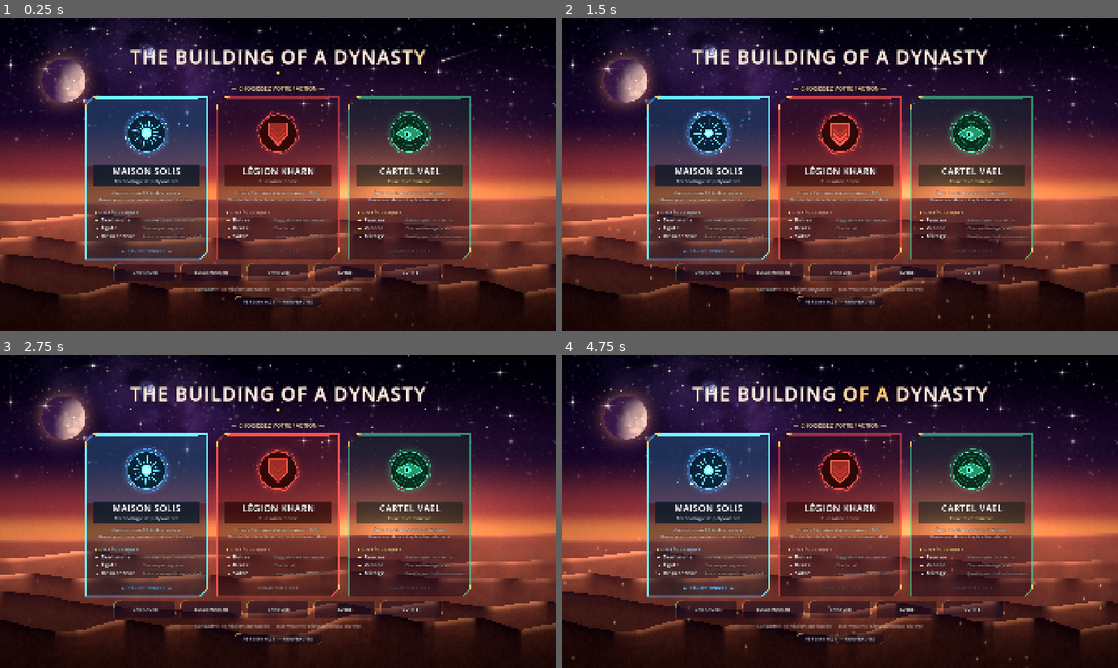
Above: before the commit, frames 1-4 (two rows, left to right).
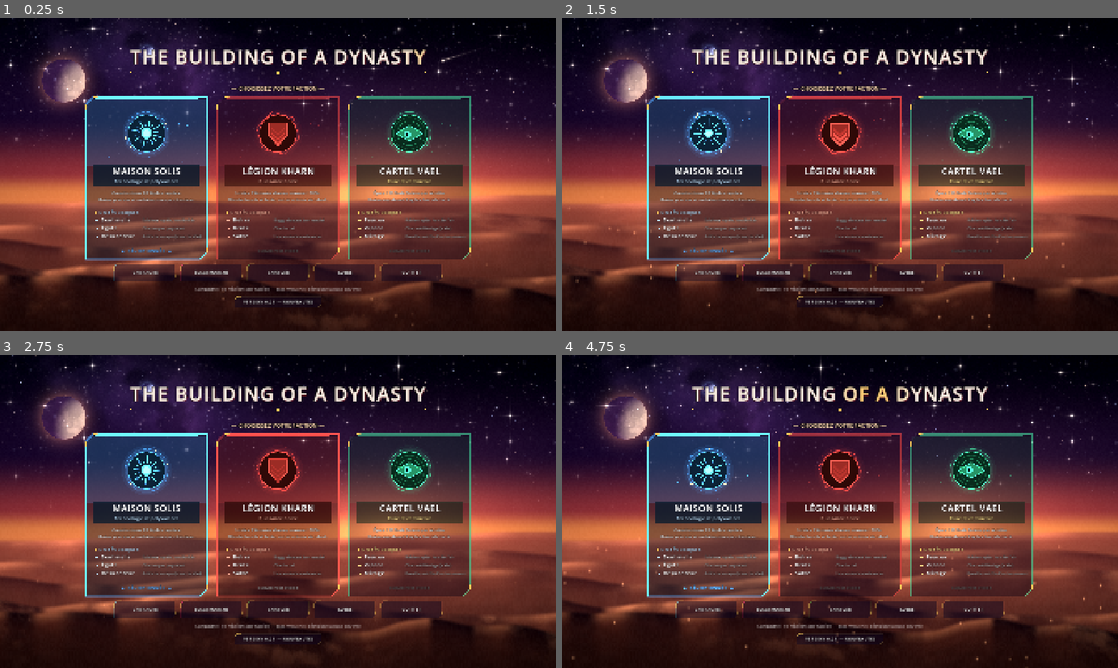
Above: after the commit, the same moments.

Repository: Nydaunvan/dune2-remake
Game: Godot game, scene res://menu.tscn
Same seed, same stepped clock (60 frames per second), same inputs: the game is played once before the commit and once after it.
Inputs (mouse positions are in pixels of both pictures, inside the frame that each line leads up to):
- Up to frame 1 (0.25 s): no input
- Up to frame 2 (1.5 s): tap Enter at 0.5 s; drag from (840, 174) to (895, 105) at 0.52 s; drag from (728, 190) to (812, 237) at 1.27 s
- Up to frame 3 (2.75 s): move the mouse to (333, 442) at 2.02 s; hold Right (ui_right) from 2.03 s (still down); tap U at 2.1 s
- Up to frame 4 (4.75 s): release Right (ui_right) at 2.75 s; drag from (812, 574) to (673, 464) at 2.77 s; move the mouse to (1006, 558) at 3.52 s; hold Left (ui_left) 3.53-4.25 s; hold Shift 3.53-4.25 s; drag from (673, 464) to (756, 433) at 4.27 s

The runs differ from the first frame. In frame 1, 13% of the frame differs, in the area x 0-100%, y 1-99%; in frame 2, 13%; in frame 3, 13%; in frame 4, 14%, in the area x 0-100%, y 0-96%.

Commit message:
Accueil : dunes arrondies, vent animé, étoiles qui pulsent
Co-Authored-By: Claude Sonnet 5.5 <noreply@anthropic.com>
Claude-Session: https://claude.ai/code/session_016J9VLX1JshULsfbSsqHF5q

Diff:
--- a/game_data.gd
+++ b/game_data.gd
@@ -360,7 +360,7 @@
 		"hp": 950, "dps": 36, "speed": 65.0, "range": 6,
 	},
 	"salve": {
-		"aa": true, "name": "Salve", "role": "combat", "desc": "Lance-missiles, anti-aérien de référence",
+		"aa": true, "name": "Salve", "role": "combat", "desc": "Lance-missiles anti-aérien",
 		"armor": "light", "weapon": "rocket",
 		"cost": 540, "time": 9.0, "level": 2, "requires": ["usine", "radar"], "from": "usine",
 		"hp": 260, "dps": 38, "speed": 80.0, "range": 11, "vision": 9,
--- a/shaders/menu_bg.gdshader
+++ b/shaders/menu_bg.gdshader
@@ -31,10 +31,19 @@
 	return v;
 }
 
-// Profil de dune : collines douces, un peu asymétriques
+// Bruit 1D à interpolation quintique : pente continue, donc des courbes bien arrondies
+float snoise(float x, float k) {
+	float i = floor(x);
+	float f = fract(x);
+	f = f * f * f * (f * (f * 6.0 - 15.0) + 10.0);
+	return mix(hash(vec2(i, k)), hash(vec2(i + 1.0, k)), f);
+}
+
+// Profil de dune : grandes ondulations lisses et rondes, crêtes adoucies
 float dune(float x, float k) {
-	float h = 0.62 * vnoise(vec2(x * 0.9, k)) + 0.30 * vnoise(vec2(x * 2.1, k + 3.0)) + 0.08 * vnoise(vec2(x * 4.4, k + 7.0));
-	return h;
+	float h = 0.66 * snoise(x * 0.75, k) + 0.28 * snoise(x * 1.5 + 5.0, k + 3.0) + 0.06 * snoise(x * 2.6 + 9.0, k + 7.0);
+	// arrondit les sommets et étale les creux (dos de dune plus pleins)
+	return h * h * (3.0 - 2.0 * h);
 }
 
 // Une étoile dans la cellule : halo gaussien, scintillement, teinte
@@ -52,7 +61,11 @@
 	float core = exp(-dot(d, d) / (sz * sz * 0.55));
 	float halo = exp(-dot(d, d) / (sz * sz * 9.0)) * 0.22;
 	float tw = 0.65 + 0.35 * sin(t * (1.5 + 4.0 * hash(id + 9.1)) + h * 40.0);
+	// une étoile sur six « respire » lentement, une sur dix change légèrement de teinte
+	float breathe = step(0.84, hash(id + seed * 11.0));
+	tw *= mix(1.0, 0.45 + 0.75 * (0.5 + 0.5 * sin(t * 0.7 + h * 60.0)), breathe);
 	float tint = hash(id + seed * 7.7);
+	tint = clamp(tint + step(0.9, hash(id + seed * 13.0)) * 0.25 * sin(t * 0.5 + h * 30.0), 0.0, 1.0);
 	vec3 c = mix(vec3(0.70, 0.82, 1.0), vec3(1.0, 0.86, 0.68), tint);
 	return c * (core + halo) * tw * (0.55 + 0.9 * hash(id + 2.2));
 }
@@ -70,7 +83,8 @@
 	float tw = 0.7 + 0.3 * sin(t * 2.0 + hash(id) * 30.0);
 	float core = exp(-r * r * 900.0);
 	float glow = exp(-r * 22.0) * 0.35;
-	float cross = (exp(-abs(d.x) * 140.0) * exp(-abs(d.y) * 9.0) + exp(-abs(d.y) * 140.0) * exp(-abs(d.x) * 9.0)) * 0.7;
+	float pulse = 0.55 + 0.45 * sin(t * 0.9 + hash(id + 3.0) * 20.0); // les croisillons s'allongent et se rétractent
+	float cross = (exp(-abs(d.x) * 140.0) * exp(-abs(d.y) * (7.0 + 9.0 * (1.0 - pulse))) + exp(-abs(d.y) * 140.0) * exp(-abs(d.x) * (7.0 + 9.0 * (1.0 - pulse)))) * 0.7;
 	return vec3(1.0, 0.95, 0.88) * (core + glow + cross) * tw;
 }
 
@@ -115,11 +129,11 @@
 
 	// Étoiles : trois couches de profondeur, plus denses dans la voie lactée
 	float fade = smoothstep(0.95, 0.35, h);
-	vec3 stars = star_layer(p, 55.0, 0.93 - band * 0.05, t, 1.0) * 0.9
-			+ star_layer(p + 0.3, 105.0, 0.945 - band * 0.06, t, 2.0) * 0.75
-			+ star_layer(p + 0.7, 190.0, 0.955 - band * 0.07, t, 3.0) * 0.6
-			+ flare_star(p, 9.0, t, 4.0) * 1.1
-			+ flare_star(p + 0.4, 17.0, t, 5.0) * 0.8;
+	vec3 stars = star_layer(p + vec2(t * 0.0006, 0.0), 55.0, 0.93 - band * 0.05, t, 1.0) * 0.9
+			+ star_layer(p + vec2(t * 0.0006, 0.0) + 0.3, 105.0, 0.945 - band * 0.06, t, 2.0) * 0.75
+			+ star_layer(p + vec2(t * 0.0006, 0.0) + 0.7, 190.0, 0.955 - band * 0.07, t, 3.0) * 0.6
+			+ flare_star(p + vec2(t * 0.0006, 0.0), 9.0, t, 4.0) * 1.1
+			+ flare_star(p + vec2(t * 0.0006, 0.0) + 0.4, 17.0, t, 5.0) * 0.8;
 	col += stars * fade;
 
 	// Étoile filante (toutes les ~9 s)
@@ -153,28 +167,29 @@
 	for (int i = 0; i < 5; i++) {
 		float fi = float(i);
 		float depth = fi / 4.0; // 0 = lointain, 1 = premier plan
-		float spd = 0.004 + 0.012 * depth;
-		float x = uv.x * (1.6 + depth * 1.8) * ar + t * spd + fi * 3.7;
+		float x = uv.x * (1.6 + depth * 1.8) * ar + fi * 3.7; // dunes immobiles : seul le vent bouge
 		float base = horizon + 0.035 + depth * 0.40 - 0.02 * fi;
 		float amp = 0.035 + 0.075 * depth;
 		float ridge = base - amp * dune(x, fi * 5.0);
 		float e = 0.012;
 		float slope = (dune(x + e, fi * 5.0) - dune(x - e, fi * 5.0)) / (2.0 * e) * amp * (1.6 + depth * 1.8) * ar;
-		if (uv.y > ridge) {
+		float aa = SCREEN_PIXEL_SIZE.y * 1.6;
+		if (uv.y > ridge - aa) {
 			// éclairage : côté tourné vers le soleil (à droite) éclairé
 			float below = uv.y - ridge;
 			// seule la zone proche de la crête montre le relief ; plus bas, un dégradé doux
-			float slope_lit = clamp(0.5 + slope * 5.0, 0.0, 1.0);
+			float slope_lit = smoothstep(0.0, 1.0, clamp(0.5 + slope * 3.2, 0.0, 1.0));
 			float lit = mix(0.55, slope_lit, exp(-below * (30.0 - 10.0 * depth)));
 			vec3 shade_c = mix(vec3(0.24, 0.07, 0.13), vec3(0.10, 0.035, 0.08), depth);
 			vec3 lit_c = mix(vec3(0.98, 0.54, 0.36), vec3(0.62, 0.27, 0.20), depth);
 			vec3 sand = mix(shade_c, lit_c, lit);
 			// ondulations du sable : rides larges, douces, qui suivent la dune
-			float rip = vnoise(vec2(x * 14.0 + below * 6.0, below * (30.0 + 40.0 * depth)));
-			sand *= 0.90 + 0.18 * rip;
-			sand *= 0.97 + 0.06 * hash(floor(uv * vec2(900.0, 500.0)));
+			// (les rides glissent très lentement avec le vent)
+			float rip = vnoise(vec2(x * 9.0 + below * 4.0 - t * (0.05 + 0.08 * depth), below * (26.0 + 30.0 * depth)));
+			sand *= 0.92 + 0.14 * rip;
+			sand *= 0.985 + 0.03 * hash(floor(uv * vec2(900.0, 500.0)));
 			// arête éclairée
-			float rim = smoothstep(0.016 + 0.008 * depth, 0.0, below) * slope_lit;
+			float rim = smoothstep(0.03 + 0.012 * depth, 0.0, below) * slope_lit * 0.75;
 			sand += vec3(1.0, 0.72, 0.45) * rim * (0.5 + 0.4 * (1.0 - depth));
 			// assombrissement vers le bas de l'écran (lisibilité de l'interface)
 			sand *= mix(1.0, 0.45, smoothstep(0.62, 1.0, uv.y));
@@ -182,13 +197,16 @@
 			float fog = (1.0 - depth) * 0.62 + 0.04;
 			fog *= exp(-below * 9.0) * 0.7 + 0.3;
 			sand = mix(sand, haze * (0.6 + 0.4 * lit), clamp(fog, 0.0, 0.85));
-			// ombre portée au pied de la couche
-			col = sand;
+			// panache de sable soulevé de la crête par le vent, qui file vers la gauche
+			float plume = fbm(vec2(x * 5.0 + t * (0.55 + 0.5 * depth), below * 22.0 - t * 0.04));
+			float plume_m = smoothstep(0.42, 0.8, plume) * exp(-below * (20.0 - 8.0 * depth)) * (0.5 + 0.5 * sin(t * 0.35 + fi * 2.0 + x * 1.7));
+			sand += vec3(1.0, 0.66, 0.42) * plume_m * (0.20 + 0.16 * depth);
+			col = mix(col, sand, smoothstep(ridge - aa, ridge + aa, uv.y));
 		}
 	}
 
 	// Traînées de sable chassées par le vent sur les crêtes
-	float wind = fbm(vec2(uv.x * 7.0 - t * 0.35, uv.y * 30.0)) * smoothstep(0.55, 0.9, uv.y) * smoothstep(1.0, 0.7, uv.y);
+	float wind = fbm(vec2(uv.x * 5.0 + t * 0.28, uv.y * 24.0 + sin(t * 0.2) * 0.6)) * smoothstep(0.55, 0.9, uv.y) * smoothstep(1.0, 0.7, uv.y);
 	col += vec3(1.0, 0.7, 0.5) * pow(wind, 3.0) * 0.28;
 
 	// Poussière en suspension : petits grains lumineux emportés par le vent
